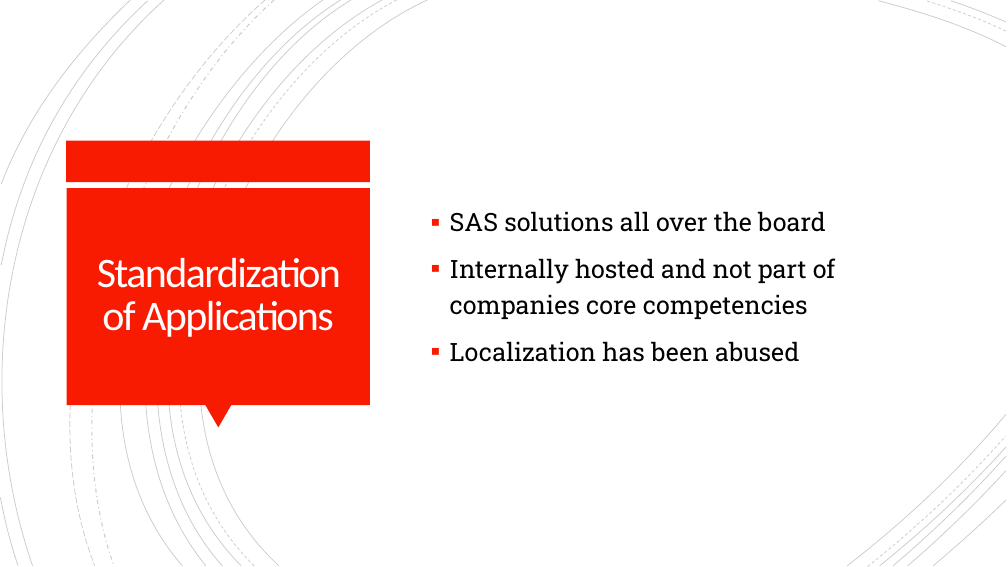
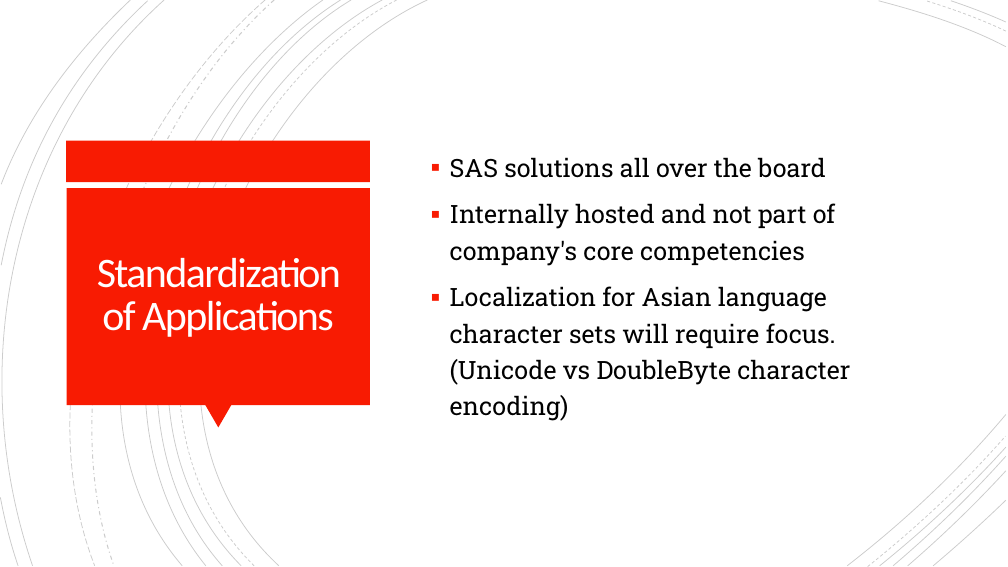
Before and after one commit to Chad-Ballay/Cybersecurity-work-class, a slide deck: slide 17 of classes/CIS312/project/outline_final.pptx (slide 14 before the commit). Drawn at 1008x567 pixels with LibreOffice and Linux fonts; fonts in the diff are those of the drawing. Boxes give left, top, right and bottom in pixels: in the first picture for what was removed or moved away, otherwise in the second. Text is boxed around its words. In the diff, an @@ line names an element or a change of style, - is before the commit and + after.

```diff
--- a/classes/CIS312/project/outline_final.pptx
+++ b/classes/CIS312/project/outline_final.pptx
@@ text at (x1=450, y1=203, x2=850, y2=421): text changed @@
-▪ Internally hosted and not part of companies core competencies
-▪ Localization has been abused
+▪ Internally hosted and not part of company's core competencies
+▪ Localization for Asian language character sets will require focus. (Unicode vs DoubleByte character encoding)
```
Also in this commit, not shown: 6 other slides changed, 3 slides added, 1 other file.
